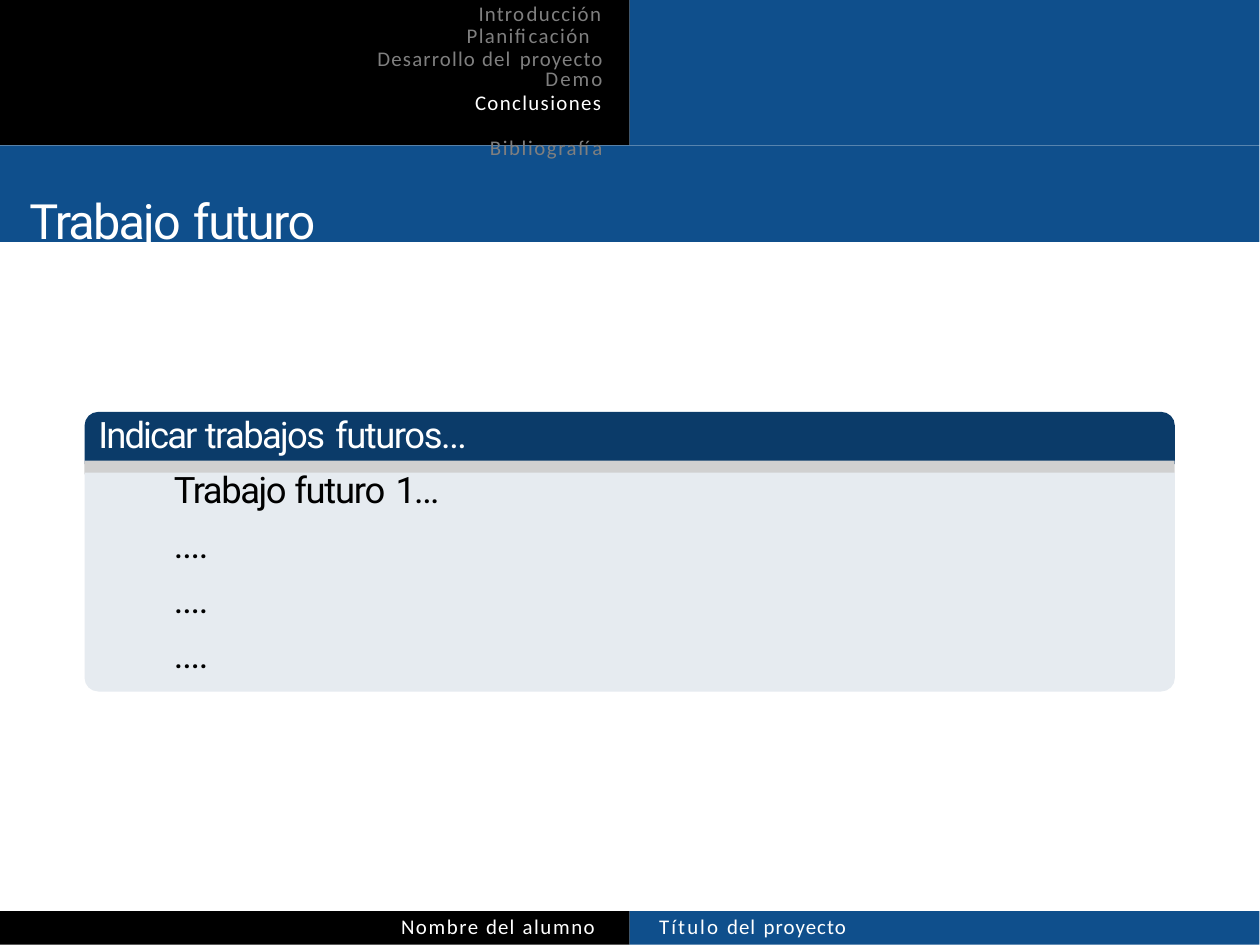
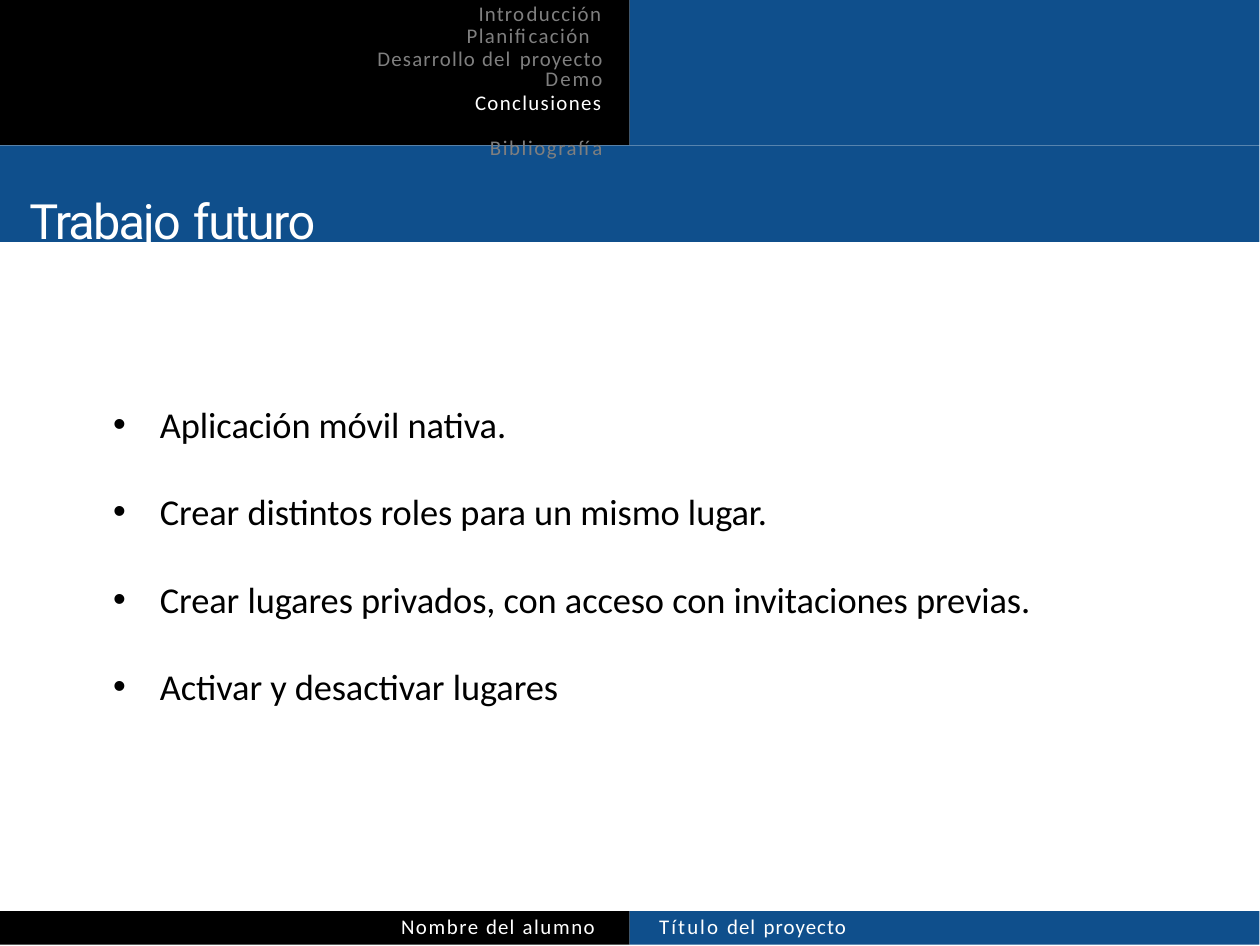
Before and after one commit to kodorniz/jUCAbox_PFC, a slide deck: slide 27 of doc/plantilla-presentacion.pptx (slide 23 before the commit). Drawn at 1260x946 pixels with LibreOffice and Linux fonts; fonts in the diff are those of the drawing; grey boxes stand for pictures; background and template pictures are left out. Boxes give left, top, right and bottom in pixels: in the first picture for what was removed or moved away, otherwise in the second. Text is boxed around its words. In the diff, an @@ line names an element or a change of style, - is before the commit and + after.

```diff
--- a/doc/plantilla-presentacion.pptx
+++ b/doc/plantilla-presentacion.pptx
@@ freeform shape removed at box(85, 412, 1175, 465) @@
@@ text added at box(160, 412, 1030, 707), 10.5 pt, text #000000 @@
+• Aplicación móvil nativa.
+• Crear distintos roles para un mismo lugar.
+• Crear lugares privados, con acceso con invitaciones previas.
+• Activar y desactivar lugares
@@ text removed at box(98, 420, 467, 511) @@
-Indicar trabajos futuros...
-Trabajo futuro 1...
-....
-....
-....
@@ picture removed at box(85, 460, 1175, 475) @@
@@ freeform shape removed at box(85, 472, 1175, 692) @@
```
Also in this commit, not shown: 10 other slides changed, 4 slides added, 1 other file.
